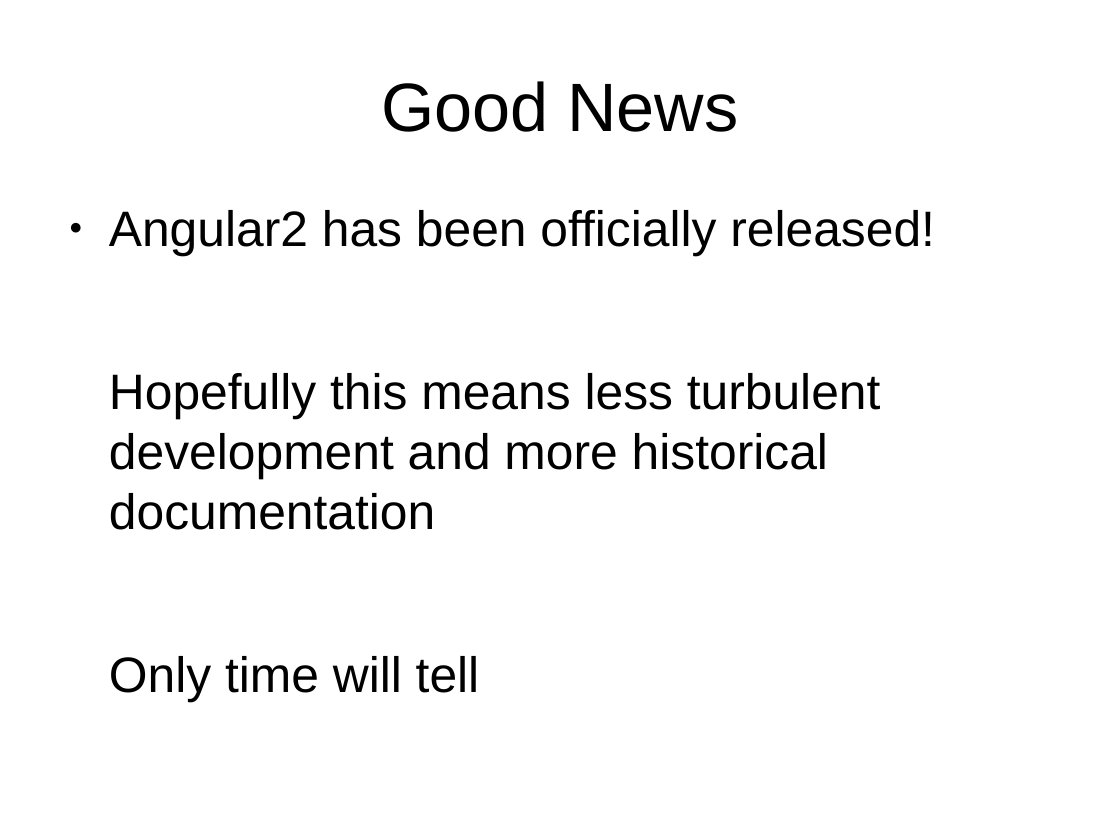
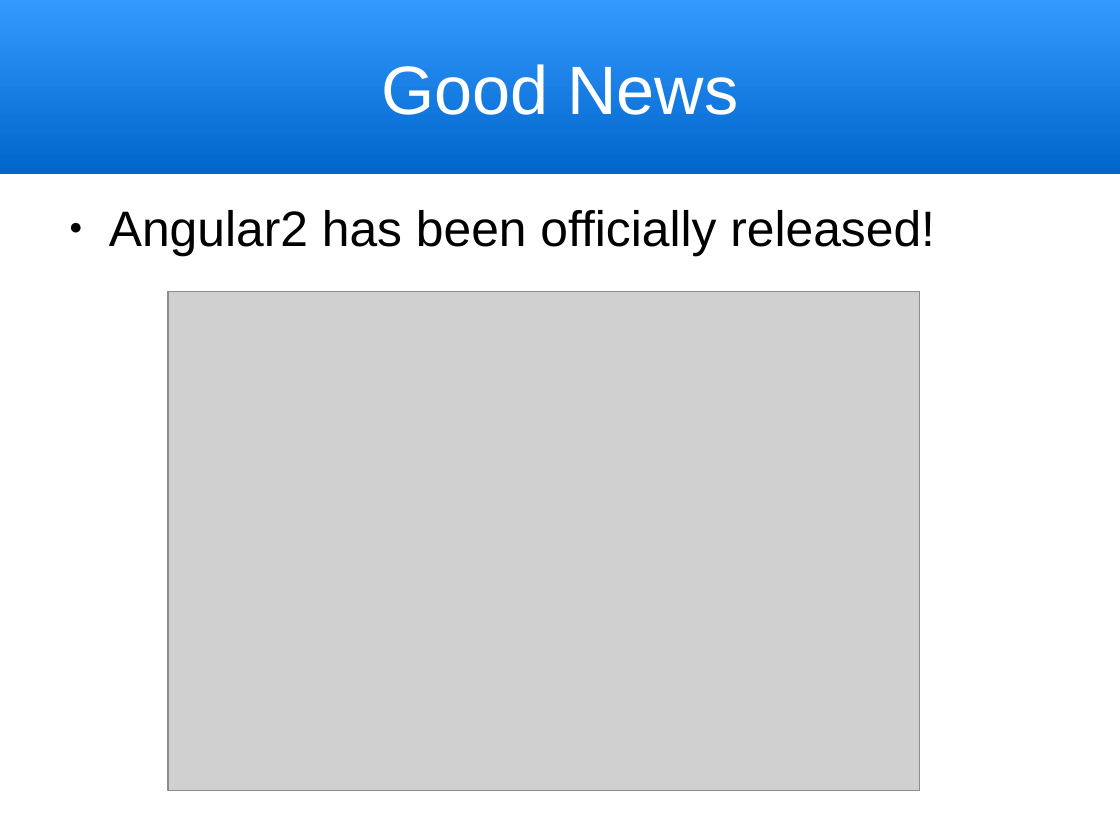
Before and after one commit to trognus/devcon2016, a slide deck: slide 22 of devconNg2_2.odp (slide 11 before the commit). Drawn at 1120x840 pixels with LibreOffice and Linux fonts; fonts in the diff are those of the drawing; grey boxes stand for pictures. Boxes give left, top, right and bottom in pixels: in the first picture for what was removed or moved away, otherwise in the second. Text is boxed around its words. In the diff, an @@ line names an element or a change of style, - is before the commit and + after.

```diff
--- a/devconNg2_2.odp
+++ b/devconNg2_2.odp
@@ title "Good News": place and size @@
-title "Good News" at box(381, 81, 738, 132)
+title "Good News" at box(0, 0, 1120, 174)
@@ title "Good News" at box(0, 0, 1120, 174): text colour #000000 to #FFFFFF; fill none to gradient #0066CC to #3399FF @@
@@ picture added at box(168, 291, 920, 791) @@
@@ text at box(109, 373, 881, 703): paragraphs removed @@
-Hopefully this means less turbulent development and more historical documentation
-Only time will tell
```
Also in this commit, not shown: 10 other slides changed, 22 slides added, 3 slides removed, 1 other file.
